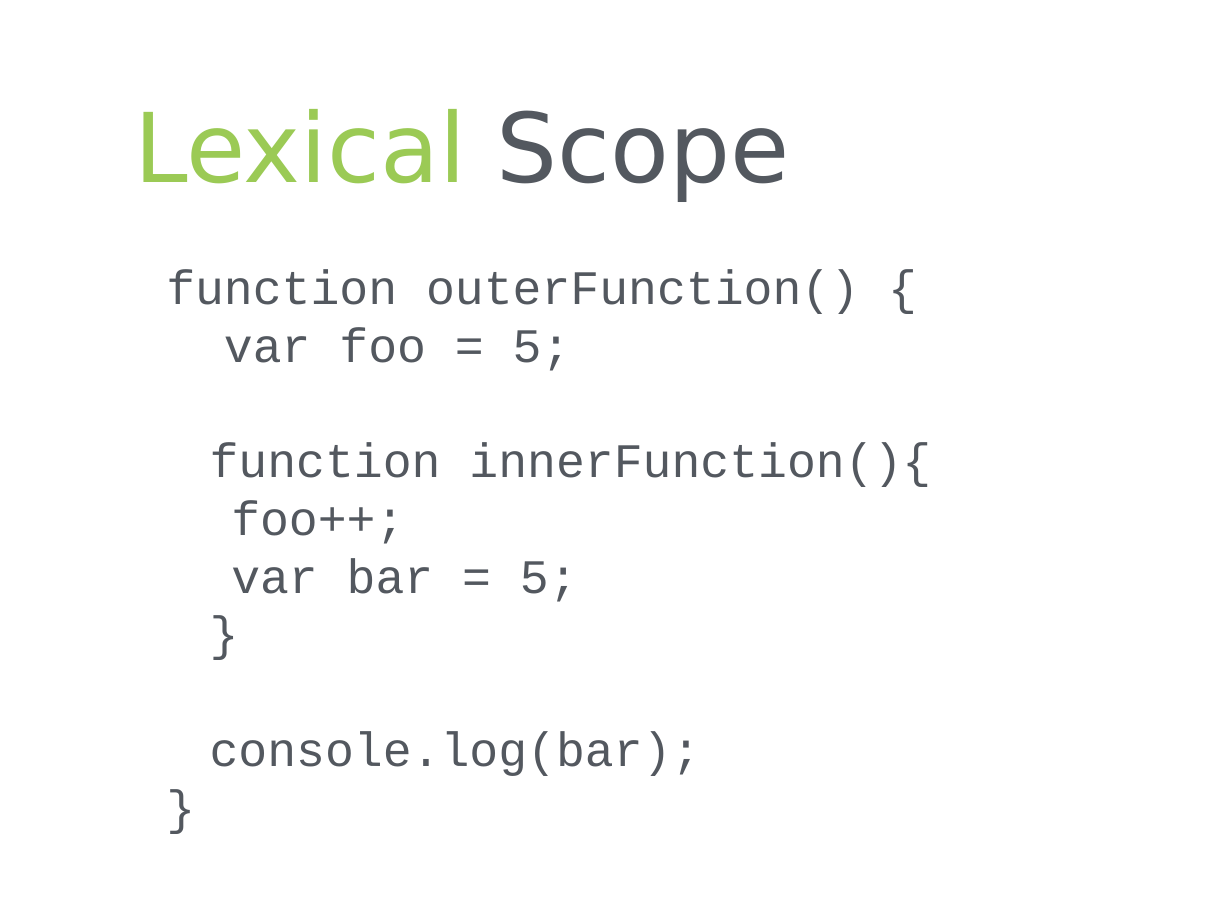
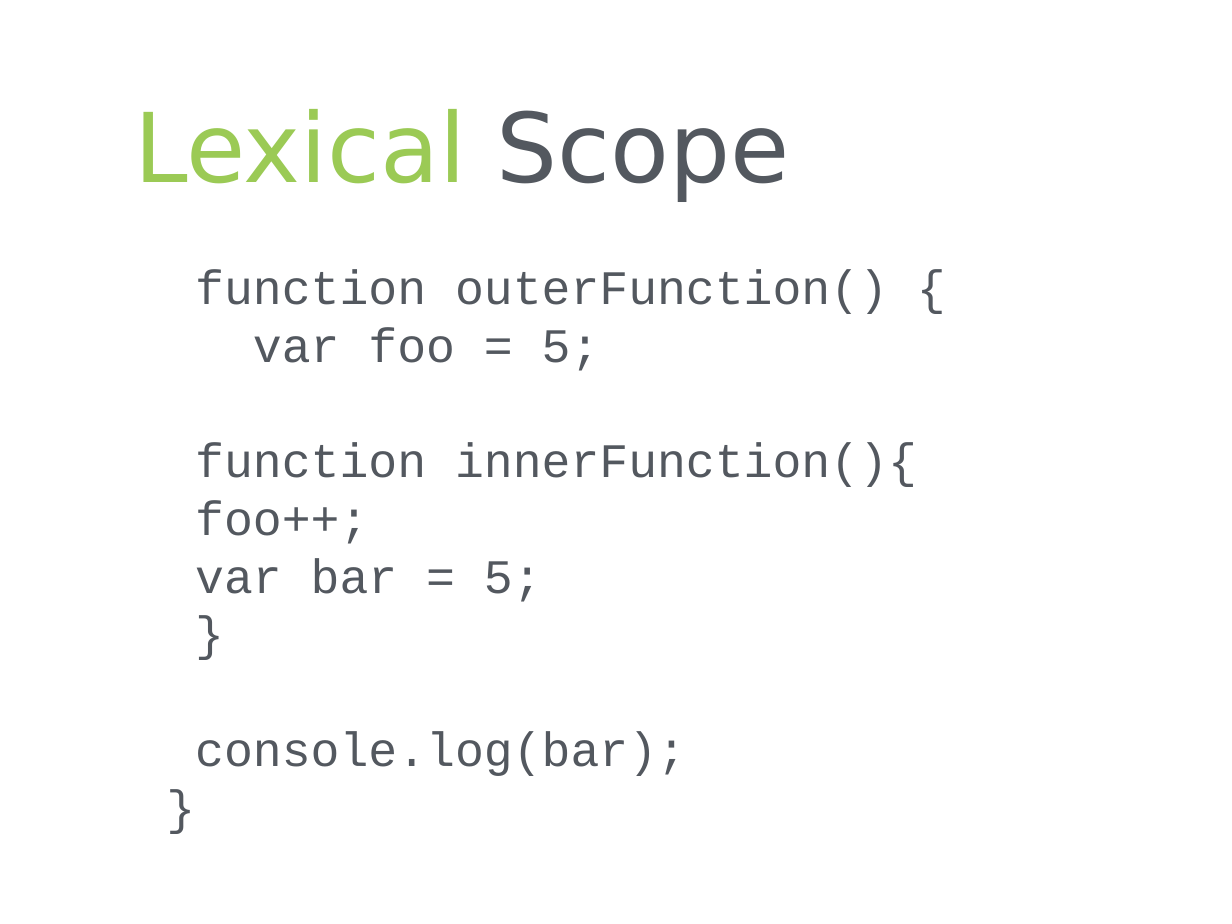
Before and after one commit to leebrandt/Presentations, a slide deck: slide 7 of JavaScriptLevelUp/JavascriptLevelUp.pptx. Drawn at 1232x924 pixels with LibreOffice and Linux fonts; fonts in the diff are those of the drawing; background and template pictures are left out. Boxes give left, top, right and bottom in pixels: in the first picture for what was removed or moved away, otherwise in the second. Text is boxed around its words. In the diff, an @@ line names an element or a change of style, - is before the commit and + after.

```diff
--- a/JavaScriptLevelUp/JavascriptLevelUp.pptx
+++ b/JavaScriptLevelUp/JavascriptLevelUp.pptx
@@ text at box(195, 443, 917, 776): list level 3 to 1 in "function innerFunction(){"; list level 4 to 1 in "foo++;"; list level 4 to 1 in "var bar = 5;"; list level 3 to 1 in "}"; list level 3 to 1 in "console.log(bar);" @@
```
Also in this commit, not shown: 12 other slides changed, 4 slides added, 2 slides removed, 8 other files.
